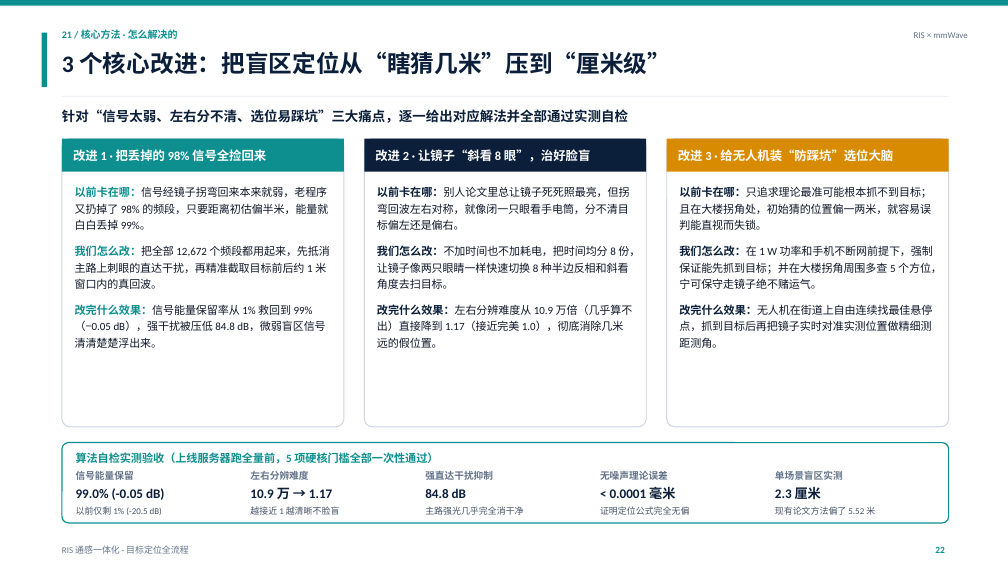
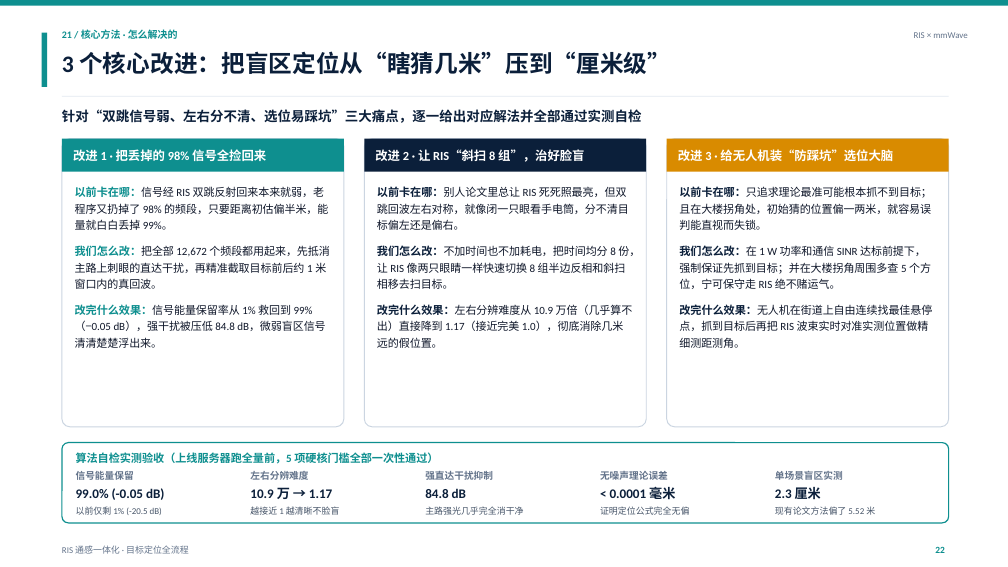
Before and after one commit to Fubuki007/ZTE_project, a slide deck: slide 22 of stage3-RIS与毫米波通感一体化联合优化算法方案/ppt/deliverables/RIS_通感一体化_定位全流程_结果补充_20261125_v5_通俗汇报版.pptx. Drawn at 1008x567 pixels with LibreOffice and Linux fonts; fonts in the diff are those of the drawing. Boxes give left, top, right and bottom in pixels: in the first picture for what was removed or moved away, otherwise in the second. Text is boxed around its words. In the diff, an @@ line names an element or a change of style, - is before the commit and + after.

```diff
--- a/stage3-RIS与毫米波通感一体化联合优化算法方案/ppt/deliverables/RIS_通感一体化_定位全流程_结果补充_20261125_v5_通俗汇报版.pptx
+++ b/stage3-RIS与毫米波通感一体化联合优化算法方案/ppt/deliverables/RIS_通感一体化_定位全流程_结果补充_20261125_v5_通俗汇报版.pptx
@@ text at <box>62,109,642,123</box>: text changed @@
-针对“信号太弱、左右分不清、选位易踩坑”三大痛点，逐一给出对应解法并全部通过实测自检
+针对“双跳信号弱、左右分不清、选位易踩坑”三大痛点，逐一给出对应解法并全部通过实测自检
@@ text at <box>375,149,584,162</box>: text changed @@
-改进 2 · 让镜子“斜看 8 眼”，治好脸盲
+改进 2 · 让 RIS“斜扫 8 组”，治好脸盲
@@ text at <box>75,186,328,230</box>: text changed @@
-以前卡在哪：信号经镜子拐弯回来本来就弱，老程序又扔掉了 98% 的频段，只要距离初估偏半米，能量就白白丢掉 99%。
+以前卡在哪：信号经 RIS 双跳反射回来本来就弱，老程序又扔掉了 98% 的频段，只要距离初估偏半米，能量就白白丢掉 99%。
@@ text at <box>377,186,640,289</box>: text changed @@
-以前卡在哪：别人论文里总让镜子死死照最亮，但拐弯回波左右对称，就像闭一只眼看手电筒，分不清目标偏左还是偏右。
-我们怎么改：不加时间也不加耗电，把时间均分 8 份，让镜子像两只眼睛一样快速切换 8 种半边反相和斜看角度去扫目标。
+以前卡在哪：别人论文里总让 RIS 死死照最亮，但双跳回波左右对称，就像闭一只眼看手电筒，分不清目标偏左还是偏右。
+我们怎么改：不加时间也不加耗电，把时间均分 8 份，让 RIS 像两只眼睛一样快速切换 8 组半边反相和斜扫相移去扫目标。
@@ text at <box>679,245,932,348</box>: text changed @@
-我们怎么改：在 1 W 功率和手机不断网前提下，强制保证能先抓到目标；并在大楼拐角周围多查 5 个方位，宁可保守走镜子绝不赌运气。
-改完什么效果：无人机在街道上自由连续找最佳悬停点，抓到目标后再把镜子实时对准实测位置做精细测距测角。
+我们怎么改：在 1 W 功率和通信 SINR 达标前提下，强制保证先抓到目标；并在大楼拐角周围多查 5 个方位，宁可保守走 RIS 绝不赌运气。
+改完什么效果：无人机在街道上自由连续找最佳悬停点，抓到目标后再把 RIS 波束实时对准实测位置做精细测距测角。
```
Also in this commit, not shown: 6 other slides changed, 8 other files.
